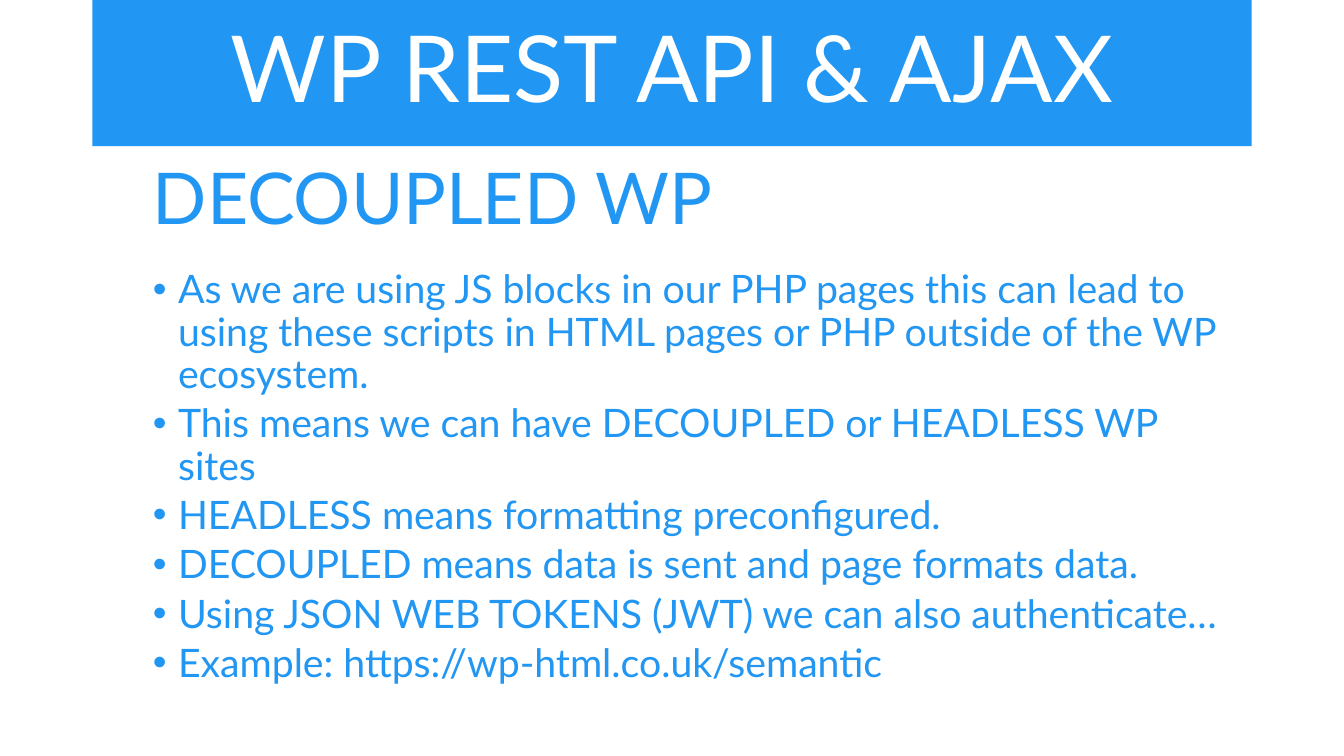
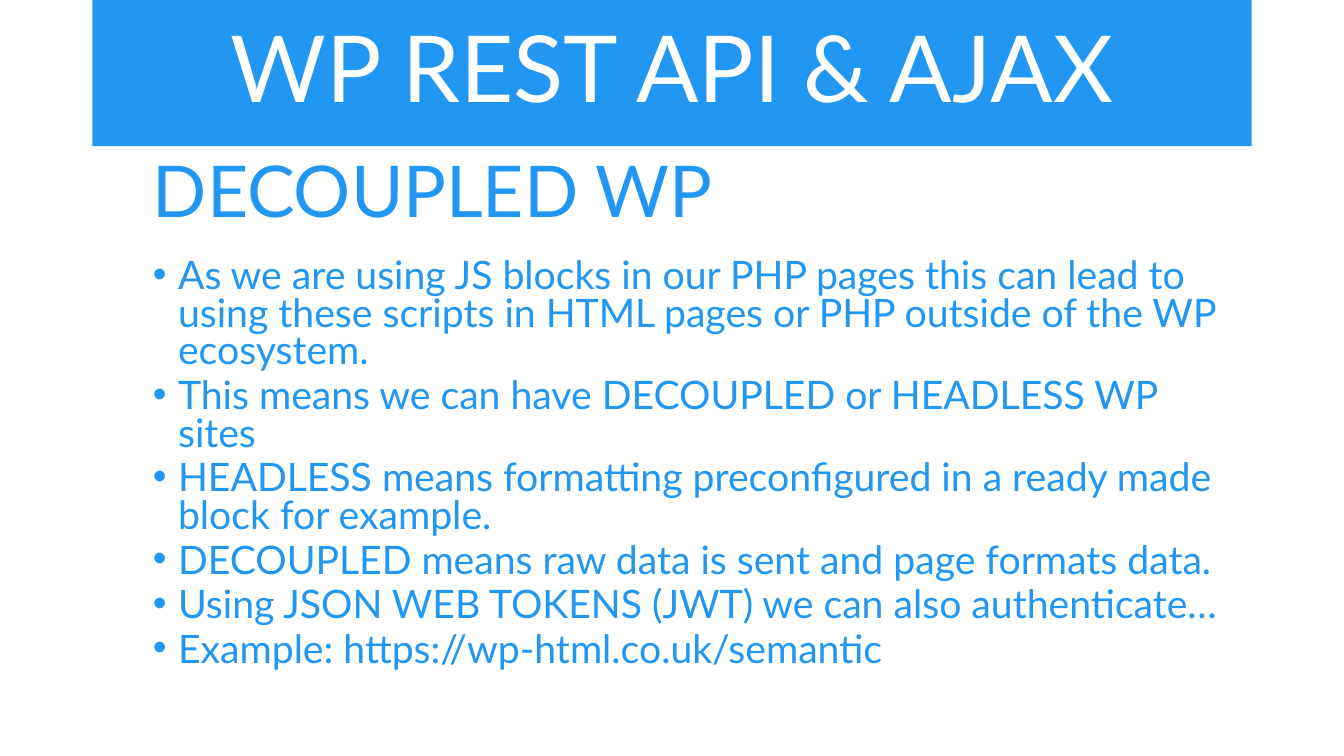
Before and after one commit to iwswordpress/rest, a slide deck: slide 13 of rest-api-workshop.pptx. Drawn at 1344x756 pixels with LibreOffice and Linux fonts; fonts in the diff are those of the drawing. Boxes give left, top, right and bottom in pixels: in the first picture for what was removed or moved away, otherwise in the second. Text is boxed around its words. In the diff, an @@ line names an element or a change of style, - is before the commit and + after.

Commit message:
edit

```diff
--- a/rest-api-workshop.pptx
+++ b/rest-api-workshop.pptx
@@ text at (153,165,1216,670): line spacing 0.9 to 0.8 @@
@@ text at (178,462,1211,581): text changed @@
-  • HEADLESS means formatting preconfigured.
-  • DECOUPLED means data is sent and page formats data.
+  • HEADLESS means formatting preconfigured in a ready made block for example.
+  • DECOUPLED means raw data is sent and page formats data.
```
Also in this commit, not shown: 3 other slides changed.
